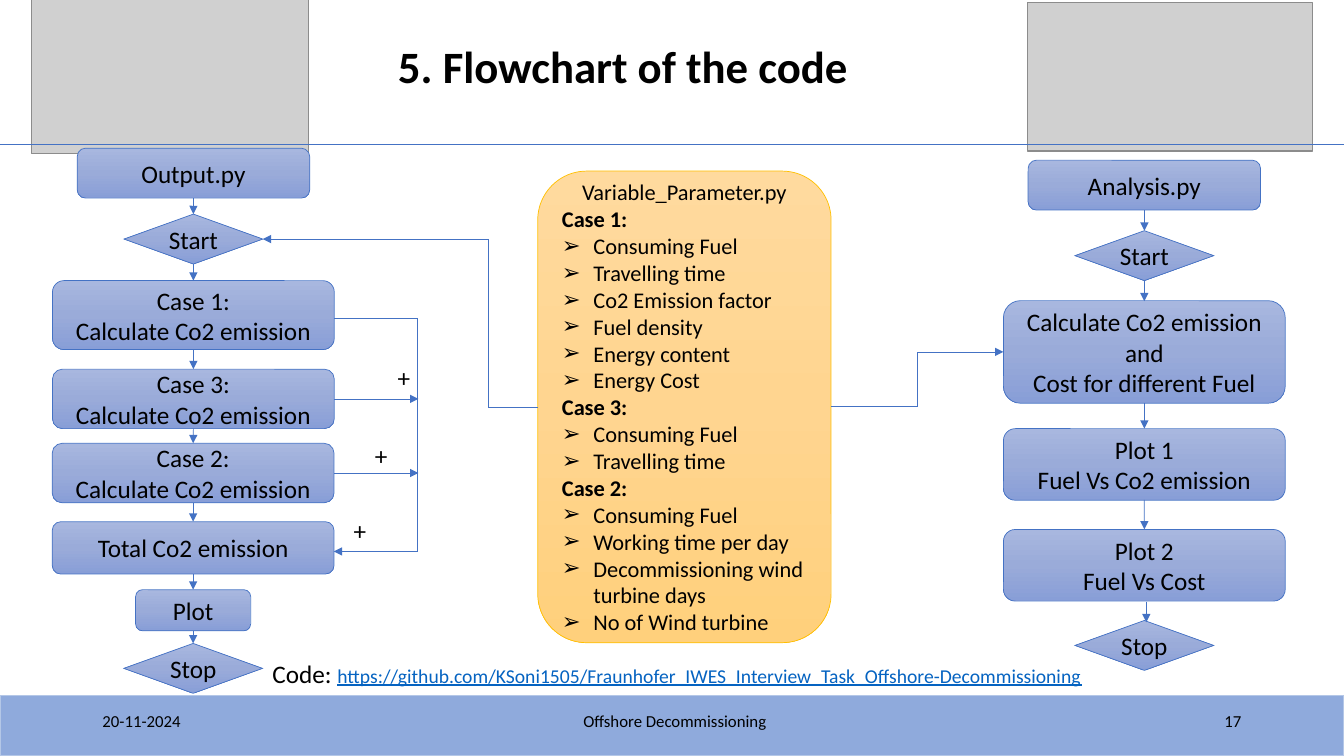
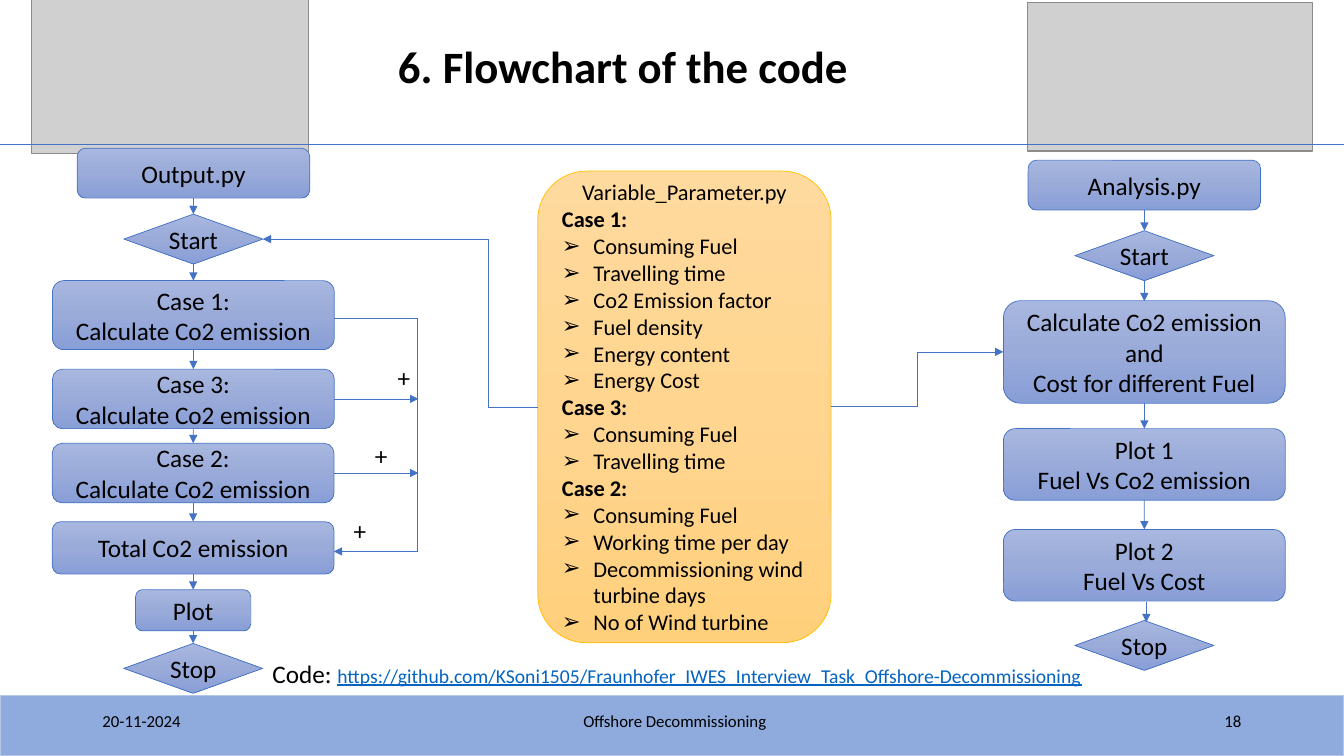
Before and after one commit to KSoni1505/Fraunhofer_IWES_Interview_Task_Offshore-Decommissioning, a slide deck: slide 18 of IWES/IWES_Task.pptx (slide 17 before the commit). Drawn at 1344x756 pixels with LibreOffice and Linux fonts; fonts in the diff are those of the drawing; grey boxes stand for pictures. Boxes give left, top, right and bottom in pixels: in the first picture for what was removed or moved away, otherwise in the second. Text is boxed around its words. In the diff, an @@ line names an element or a change of style, - is before the commit and + after.

```diff
--- a/IWES/IWES_Task.pptx
+++ b/IWES/IWES_Task.pptx
@@ text at [398,51,847,84]: text changed @@
-5. Flowchart of the code
+6. Flowchart of the code
@@ page number at [1224,715,1241,727]: text changed @@
-17
+18
```
Also in this commit, not shown: 3 other slides changed.
